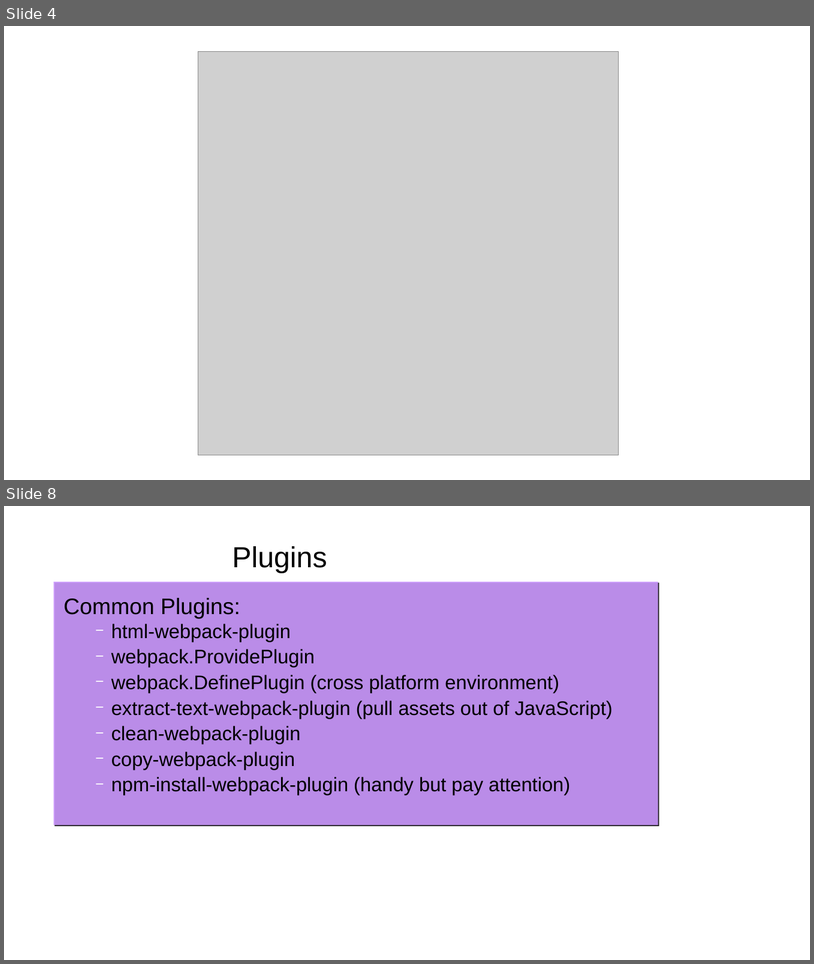
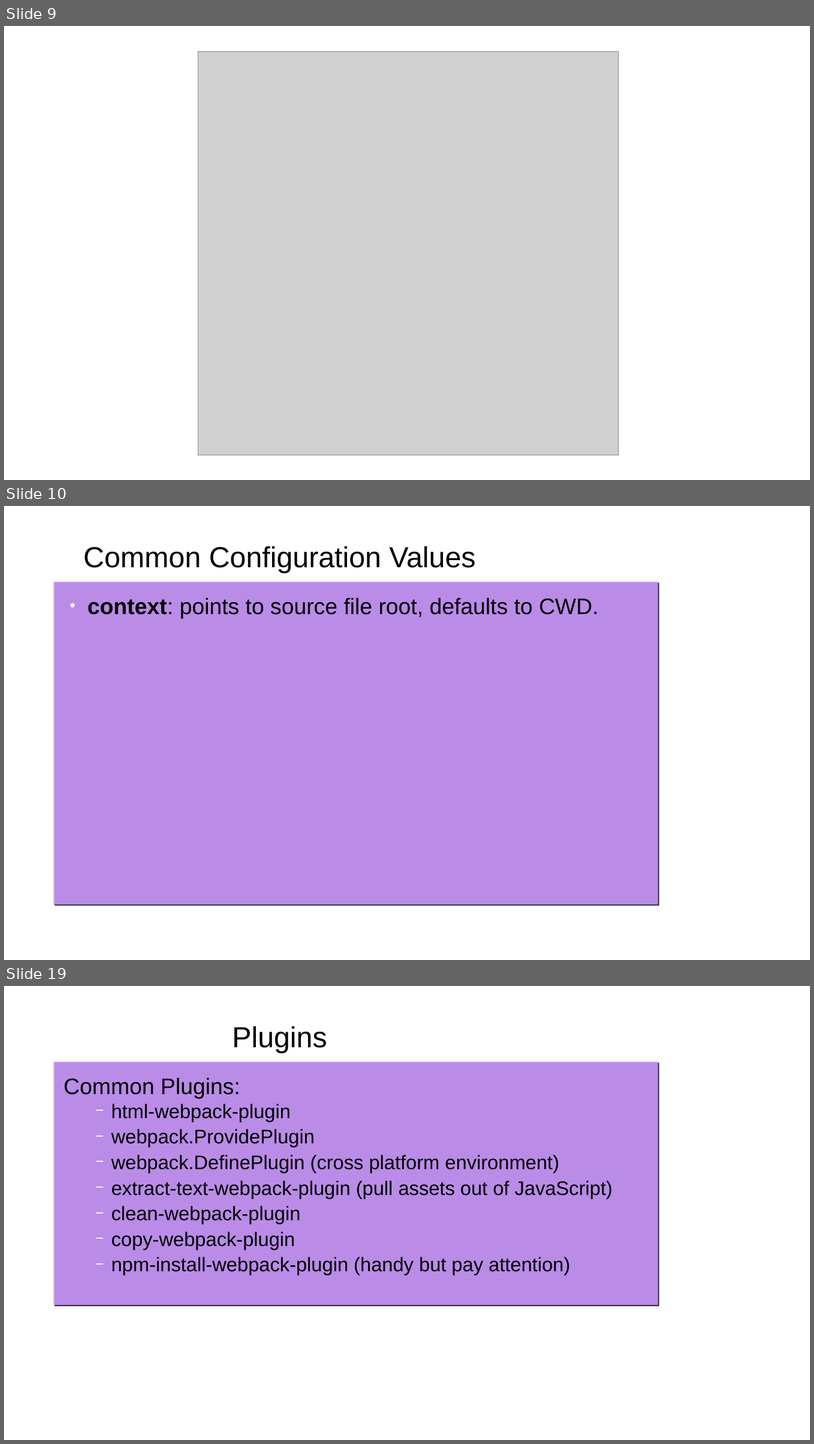
Before and after one commit to gharley/webpack-presi, a slide deck: webpack.odp. Shown one above the other, each under a label of ours: slides 4 and 8 before the commit, slides 9, 10 and 19 after it; the slides between them are not shown. The pictures are 814x964 and 814x1444 pixels, drawn with LibreOffice and Linux fonts; fonts in the diff are those of the drawing; grey boxes stand for pictures; background and template pictures are left out. Boxes give left, top, right and bottom in pixels: in the first picture for what was removed or moved away, otherwise in the second. Text is boxed around its words. In the diff, an @@ line names an element or a change of style, - is before the commit and + after.

```diff
--- a/webpack.odp
+++ b/webpack.odp
@@ slide 10 added at [4, 506, 810, 960], background picture (left out) @@
@@ title added at [83, 546, 476, 573], 41.4 pt, text #000000 @@
+Common Configuration Values
@@ text added at [53, 582, 658, 909], fill #CC99FF at 90% opacity, 32 pt, text #000000 @@
+● context: points to source file root, defaults to CWD.
@@ what was slide 4 is now slide 9 @@
@@ what was slide 8 is now slide 19 @@
```
Also in this commit, not shown: 4 slides changed, 10 other slides added, 5 other files.
